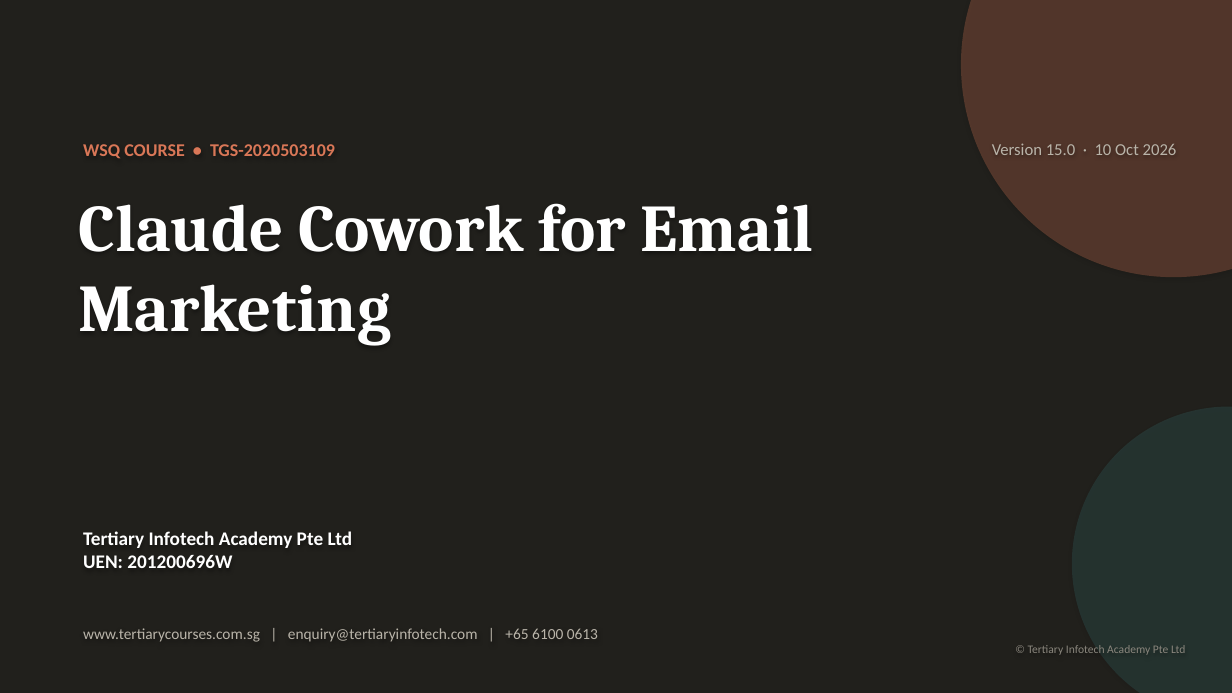
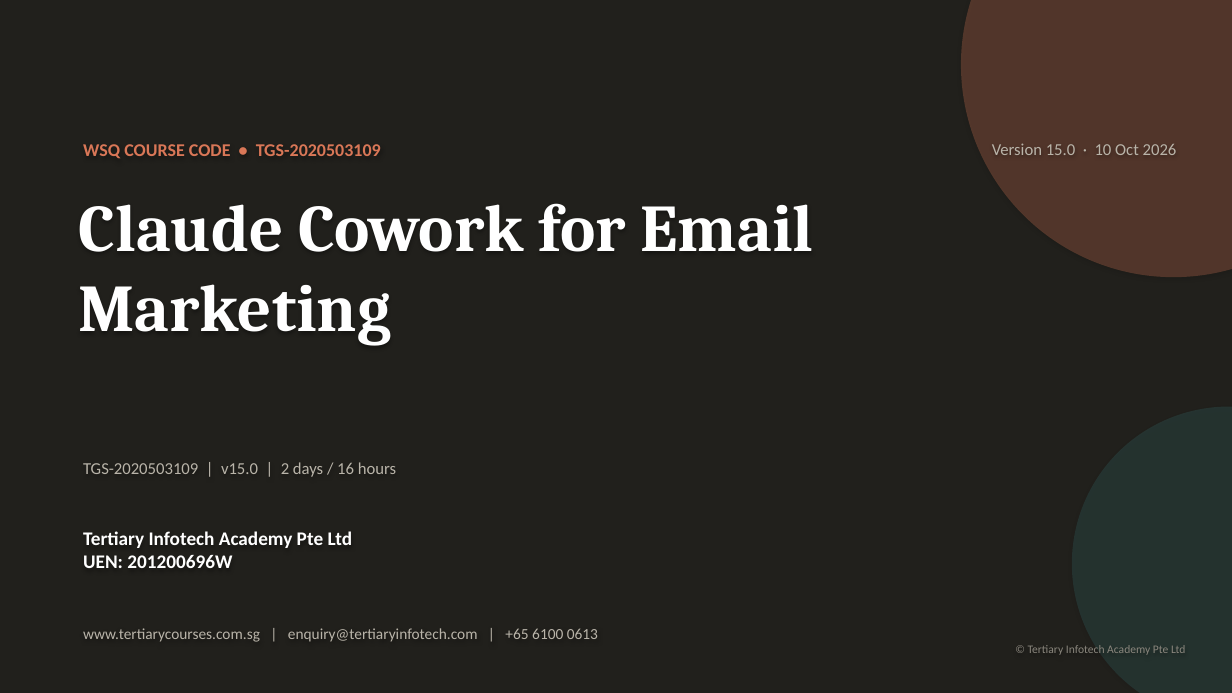
Before and after one commit to tertiarycourses/TGS-2020503109-Claude-Cowork-for-Email-Marketing, a slide deck: slide 1 of courseware/PPT-Claude Cowork for Email Marketing-v15.0.pptx. Drawn at 1232x693 pixels with LibreOffice and Linux fonts; fonts in the diff are those of the drawing. Boxes give left, top, right and bottom in pixels: in the first picture for what was removed or moved away, otherwise in the second. Text is boxed around its words. In the diff, an @@ line names an element or a change of style, - is before the commit and + after.

```diff
--- a/courseware/PPT-Claude Cowork for Email Marketing-v15.0.pptx
+++ b/courseware/PPT-Claude Cowork for Email Marketing-v15.0.pptx
@@ text at (83,144,381,159): text changed @@
-WSQ COURSE • TGS-2020503109
+WSQ COURSE CODE • TGS-2020503109
@@ text added at (83,462,396,477), 13 pt, text #B9B4A9 @@
+TGS-2020503109 | v15.0 | 2 days / 16 hours
```
Also in this commit, not shown: 8 other slides changed, 1 other file.
